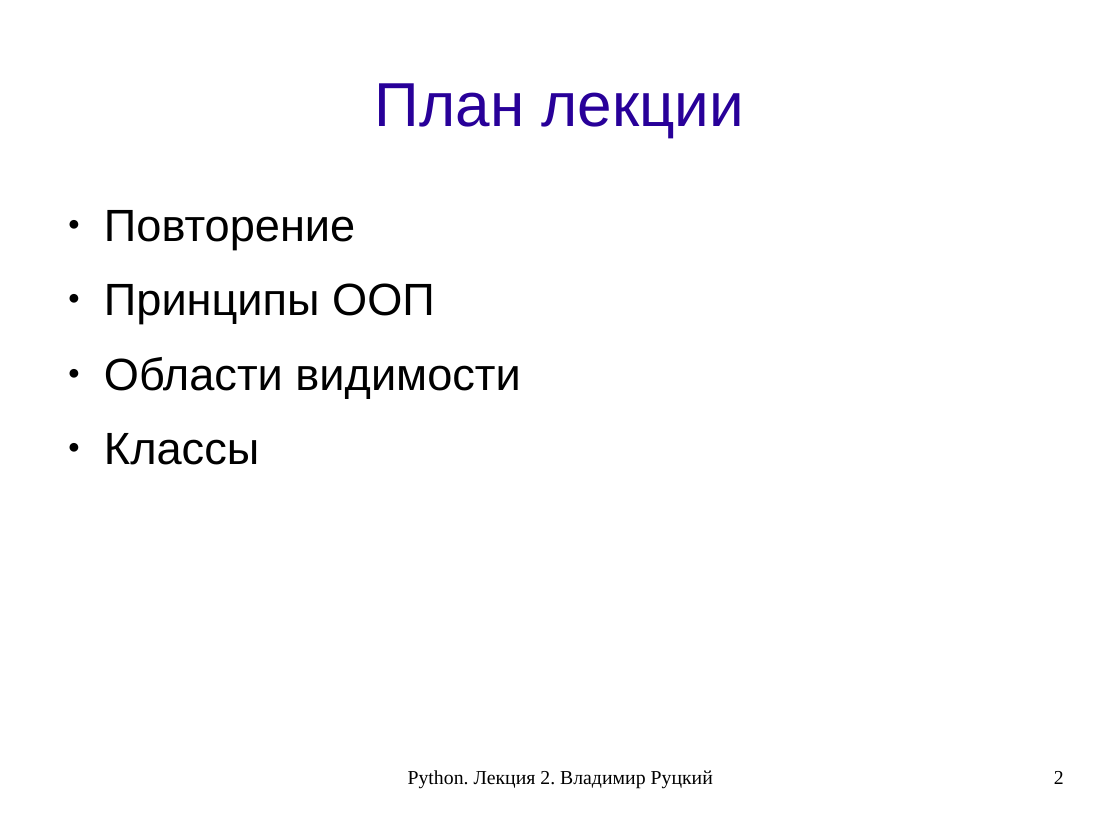
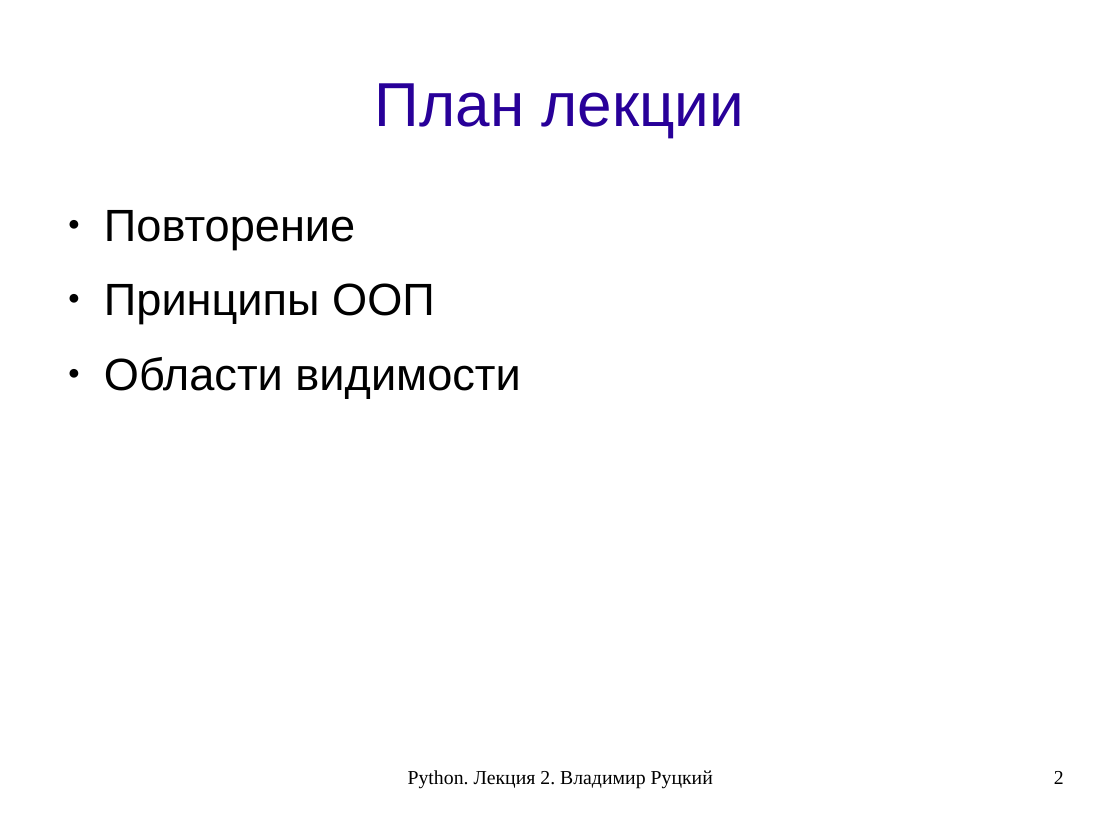
Before and after one commit to rutsky/python-course, a slide deck: slide 2 of 01_oop_scopes.odp. Drawn at 1120x840 pixels with LibreOffice and Linux fonts; fonts in the diff are those of the drawing. Boxes give left, top, right and bottom in pixels: in the first picture for what was removed or moved away, otherwise in the second. Text is boxed around its words. In the diff, an @@ line names an element or a change of style, - is before the commit and + after.

```diff
--- a/01_oop_scopes.odp
+++ b/01_oop_scopes.odp
@@ text at (x1=104, y1=433, x2=259, y2=465): paragraph removed @@
-● Классы
```
Also in this commit, not shown: 2 other slides changed, 2 slides removed, 1 other file.
